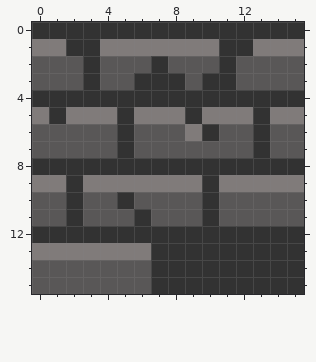
File history of a pixel-art sprite, Images/DungeonTile/walltile1.png. The picture above is the old version.
The file is 64x64 pixels, drawn in blocks of 4x4; one block is one cell here.
After the commit:
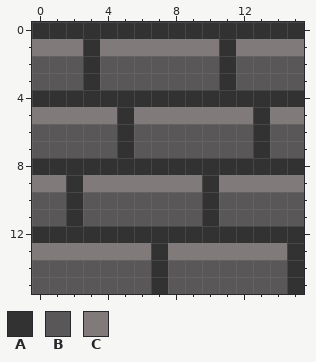
Palette (. is transparent): A #323232  B #595757  C #807b7a
Changes in this commit:
@@ x 0..15 @@
  0 AAAAAAAAAAAAAAAA
- 1 CCAACCCCCCCAACCC
- 2 BBBABBBABBBABBBB
- 3 BBBABBAAABAABBBB
+ 1 CCCACCCCCCCACCCC
+ 2 BBBABBBBBBBABBBB
+ 3 BBBABBBBBBBABBBB
  4 AAAAAAAAAAAAAAAA
- 5 CACCCACCCACCCACC
- 6 BBBBBABBBCABBABB
+ 5 CCCCCACCCCCCCACC
+ 6 BBBBBABBBBBBBABB
  7 BBBBBABBBBBBBABB
@@ x 0..15 @@
  9 CCACCCCCCCACCCCC
-10 BBABBABBBBABBBBB
-11 BBABBBABBBABBBBB
+10 BBABBBBBBBABBBBB
+11 BBABBBBBBBABBBBB
 12 AAAAAAAAAAAAAAAA
-13 CCCCCCCAAAAAAAAA
-14 BBBBBBBAAAAAAAAA
-15 BBBBBBBAAAAAAAAA
+13 CCCCCCCACCCCCCCA
+14 BBBBBBBABBBBBBBA
+15 BBBBBBBABBBBBBBA
Pixel boxes of the changes (left, top, right, bottom) in both pictures:
changed: (49, 39, 83, 124)
changed: (117, 39, 287, 294)
